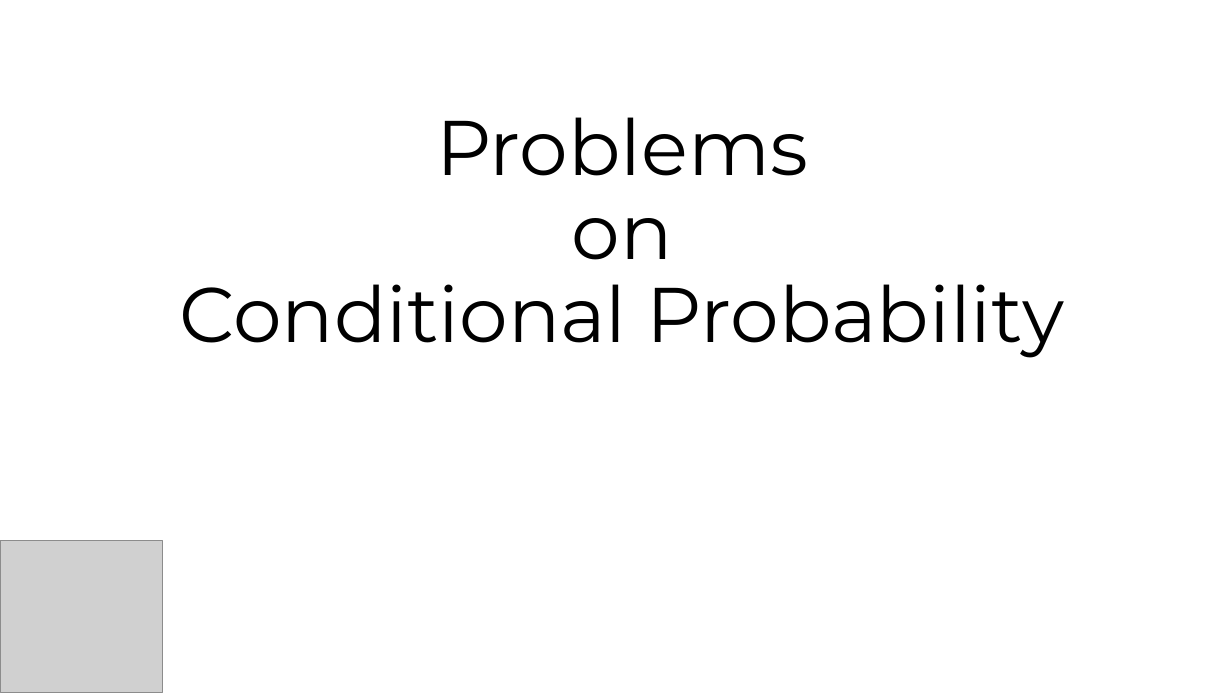
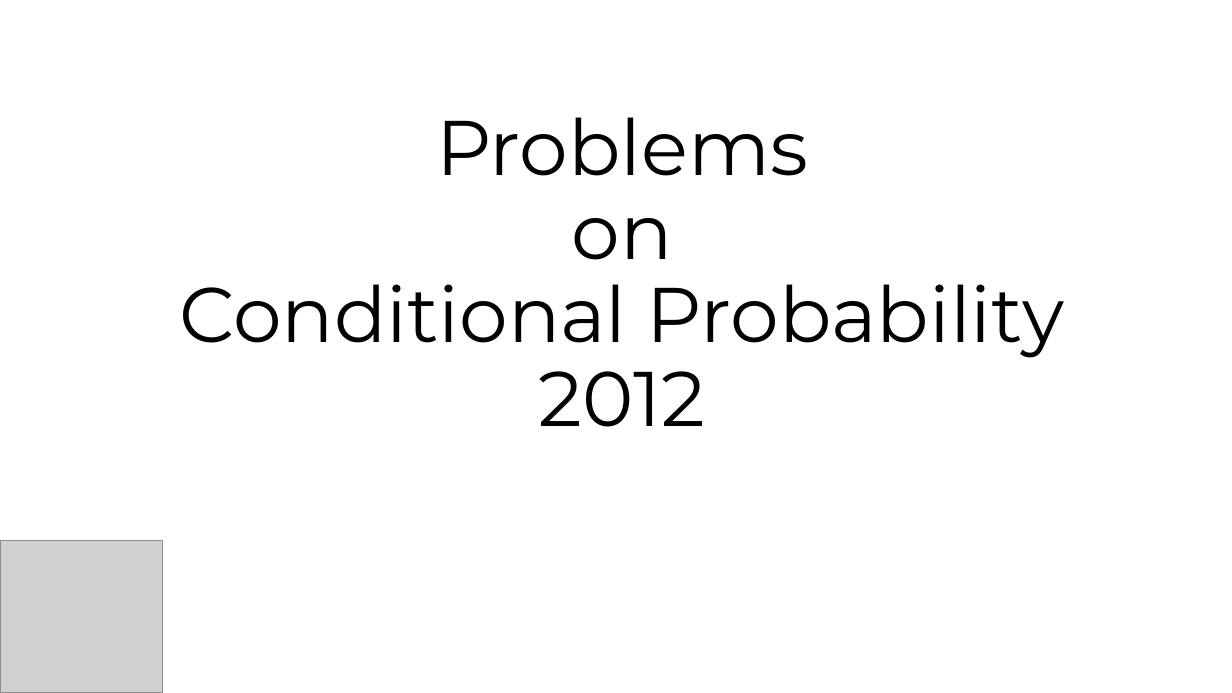
Before and after one commit to jinmang2/probability, a slide deck: slide 1 of 조건부확률 임용고시 2012.pptx. Drawn at 1232x693 pixels with LibreOffice and Linux fonts; fonts in the diff are those of the drawing; grey boxes stand for pictures. Boxes give left, top, right and bottom in pixels: in the first picture for what was removed or moved away, otherwise in the second. Text is boxed around its words. In the diff, an @@ line names an element or a change of style, - is before the commit and + after.

Commit message:
update link

```diff
--- a/조건부확률 임용고시 2012.pptx
+++ b/조건부확률 임용고시 2012.pptx
@@ title at <box>180,117,1064,427</box>: text changed @@
-Problems
-on
-Conditional Probability
+Problems
+on
+Conditional Probability
+2012
```
